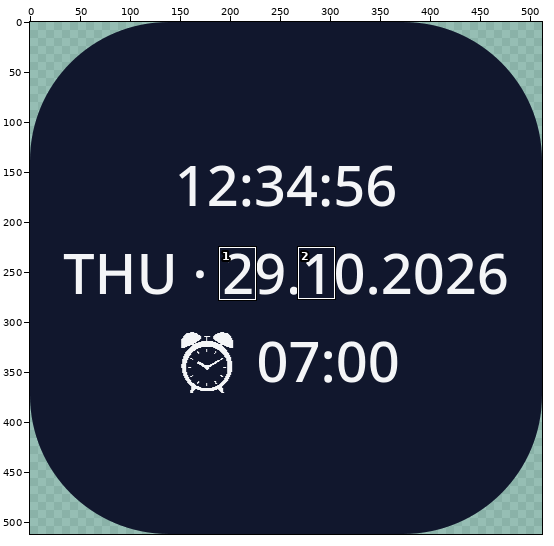
A sprite sheet gets an edit: SecondsClock/src/main/res/drawable/ic_launcher.png. Above: a wide view before the commit, with the close-up outlined.
Close-up. The starting point:
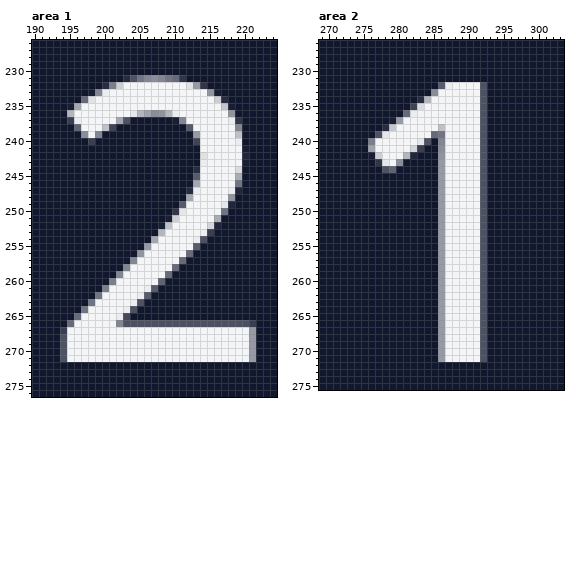
The file is 512x512 pixels. Pixels under 10% opacity are left out. Colours within 5 levels of each other are drawn and written as one. Shown: area 1: x 190..224, y 226..276; area 2: x 269..303, y 226..275. The commit also changed other parts of the picture, which this record leaves out.
Now the later version:
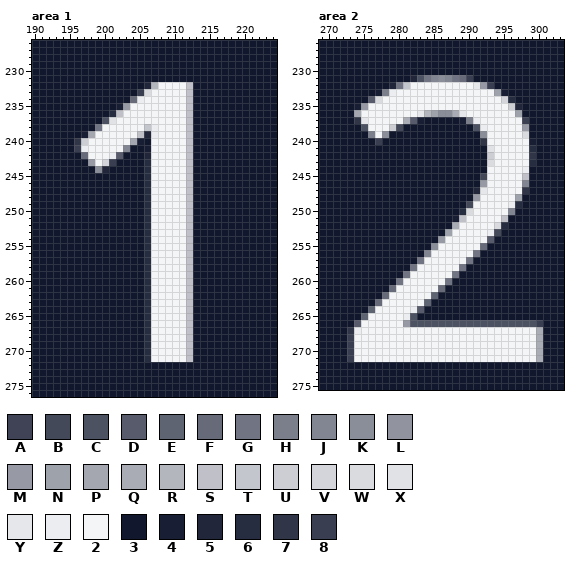
Palette (. is transparent): A #3f4355  B #44495a  C #4d5263  D #575b6b  E #5f6472  F #676a79  G #717583  H #7b7e8b  J #828692  K #8a8e99  L #91949f  M #979aa4  N #9ea2ab  P #a4a7b0  Q #aaacb5  R #b4b6be  S #bfc0c8  T #c4c6cd  U #ccced3  V #d4d5da  W #d9dbdf  X #e0e2e6  Y #e6e7ea  Z #ecedf0  2 #f4f5f7  3 #11172d  4 #181e34  5 #21263b  6 #272d41  7 #303548  8 #393e51
From old to new:
Changed rows in their new state; - is an unchanged pixel.
Area 1:
first column x 194:
231 ---------333333333----------
232 ------3333335R----S33-------
233 ----33333338W-----S3333-----
234 ---3333333FZ------S33333----
235 -33333334M--------S333333---
236 -3333336S-2222222-S333333---
237 -33333CX2222222222S3333333--
238 --333G222222TZ2222S3333333--
239 ---4P222222S5Z2222S3333333--
240 --7U222222P4-22222S3333333--
241 --8Z22222J--422222S-3333333-
242 ---F222ZD---522222S-3333333-
243 ----M2V8----622222S-3333333-
244 -----K5-----622222S3333333--
245 ------------622222S3333333--
246 ------------622222S3333333--
247 ------------622222S3333333--
248 ------------622222S333333---
249 ------------622222S333333---
250 ------------622222S33333----
251 ------------62222-S3333-----
252 ------------6222--S3333-----
253 ------------622---S333------
254 ------------62----S33-------
255 ------------6-----S3--------
256 -----------36-----S---------
257 ----------336----2S---------
258 ---------3336---22S---------
259 --------33336--222S---------
260 -------333336-2222S---------
261 ------333333622222S---------
262 -----3333333622222S---------
263 ----33333333622222S---------
264 ---33333333-622222S---------
265 --33333333--622222S---------
266 -33333333333622222S333333333
267 3333333333336-----S333333333
268 3333333333336-----S333333333
269 3333333333336-----S333333333
270 3333333333336-----S333333333
271 3333333333336-----S333333333
Area 2:
first column x 273:
231 ---------5CGJKJGF8----------
232 ------5GT222222---YM8-------
233 ----4HZ222222------22N4-----
234 ---DW2222222-------222V6----
235 -4M22222222--------2222U5---
236 -P22222222YRNKKQY--22222N---
237 -7Y22222QD4333334HZ2222228--
238 --C222UB3333333333CZ22222M--
239 ---H2K3333333333333K22222W--
240 ---383333333-33333372222224-
241 ---33333333--3333333X222226-
242 ---3333333---3333333U222227-
243 ----3333-----3333333W222226-
244 -----33------333333322222Z--
245 -------------333333B22222S--
246 -------------333333M22222J--
247 -------------333335Y222227--
248 -------------33333M22222N---
249 -------------3333B-2222Z6---
250 -------------3336W-2222J----
251 -------------334S--222S-----
252 -------------33Q---22W6-----
253 -------------3N----2ZB------
254 -------------------2D-------
255 ------------K2-----F--------
256 -----------J22----G3--------
257 ----------G222---G33--------
258 ---------G2222--G333--------
259 --------G22222-G3333--------
260 -------G222222G33333--------
261 ------F222222F333333--------
262 -----F222222E3333333--------
263 ----F222222E-3333333--------
264 ---E22222ZD--3333333--------
265 --E22222ZC---3333333--------
266 -D222222MCCCCCCCCCC-CCCCCCC8
267 7Z222222222222-----22222222Q
268 82222222222222-----22222222Q
269 82222222222222-----22222222Q
270 82222222222222-----22222222Q
271 82222222222222-----22222222Q
Where, in picture pixels (left, top, right, bottom), the same in both close-ups:
changed: (60, 75, 256, 362)
changed: (347, 75, 543, 362)
